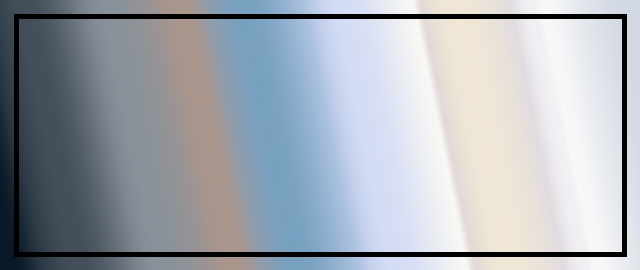
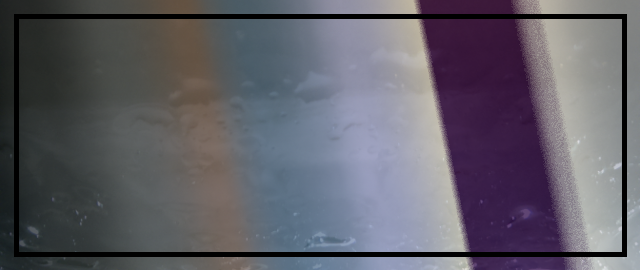
Layered file, before and after one edit (640×270). Changes by layer:
hid "roomstate_0" over [0, 0, 640, 270]
"roomstate_1": opacity 100% → 73% over [0, 0, 640, 270]
added layer "Clipboard" over [0, 0, 640, 270]
